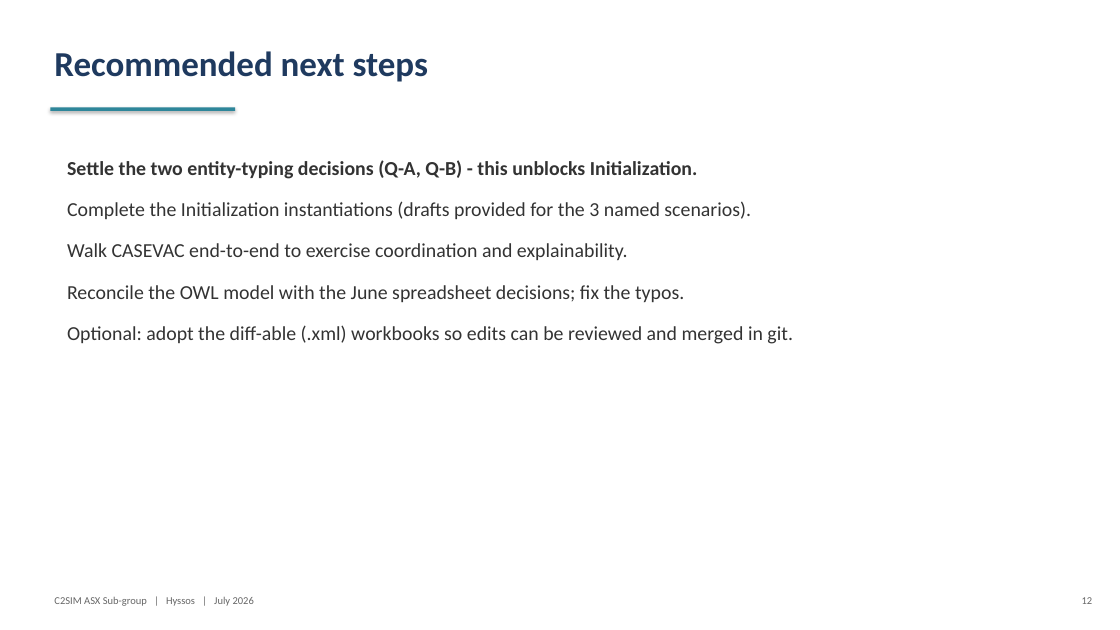
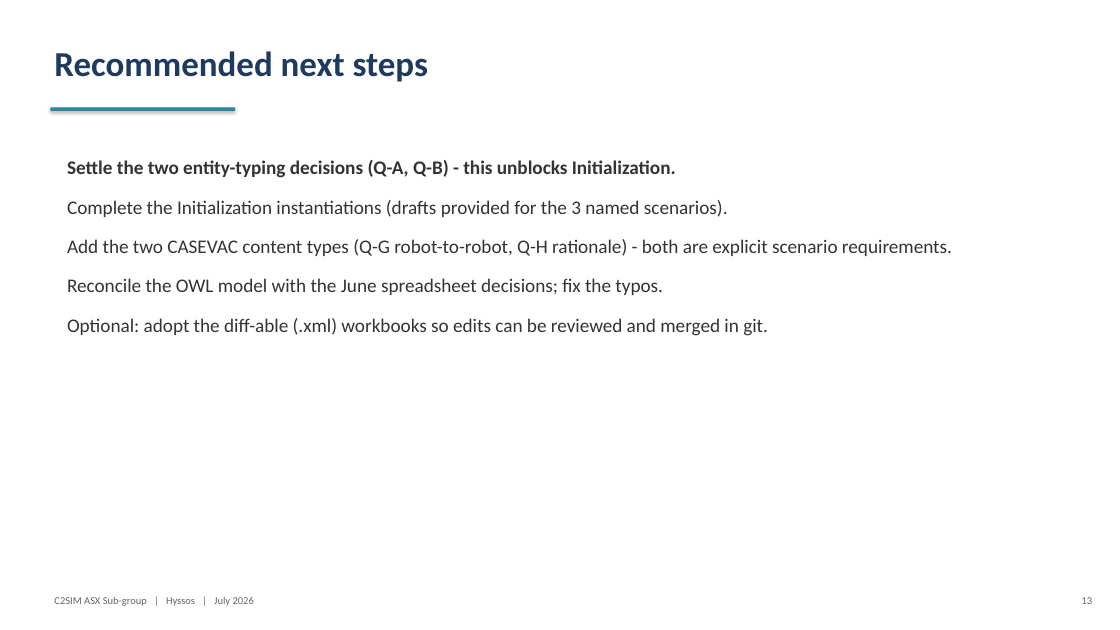
Before and after one commit to hyssostech/C2SIMArtifacts, a slide deck: slide 13 of Subgroups/ASX/InstantiationReview/ASX-Instantiation-Findings.pptx (slide 12 before the commit). Drawn at 1120x630 pixels with LibreOffice and Linux fonts; fonts in the diff are those of the drawing. Boxes give left, top, right and bottom in pixels: in the first picture for what was removed or moved away, otherwise in the second. Text is boxed around its words. In the diff, an @@ line names an element or a change of style, - is before the commit and + after.

```diff
--- a/Subgroups/ASX/InstantiationReview/ASX-Instantiation-Findings.pptx
+++ b/Subgroups/ASX/InstantiationReview/ASX-Instantiation-Findings.pptx
@@ text at bbox=[67, 160, 768, 336]: size 17 to 16.5 pt in "Settle the two entity-typing decisions (Q-A, Q-B) ...", "Complete the Initialization instantiations (drafts provided  ...", "Reconcile the OWL model with the June ...", "Optional: adopt the diff-able (.xml) workbooks so ..."; less space between paragraphs @@
@@ text at bbox=[67, 239, 952, 256]: text changed; size 17 to 16.5 pt @@
-Walk CASEVAC end-to-end to exercise coordination and explainability.
+Add the two CASEVAC content types (Q-G robot-to-robot, Q-H rationale) - both are explicit scenario requirements.
```
Also in this commit, not shown: 4 other slides changed, 1 slide added, 1 other file.
